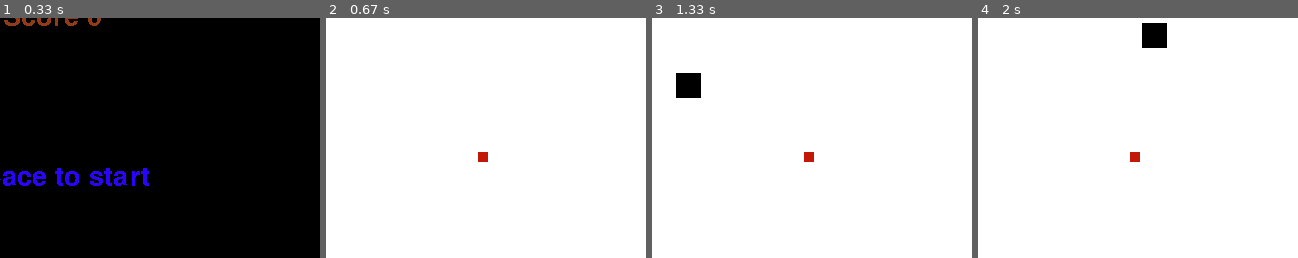
Above: before the commit, frames 1-4 (left to right).
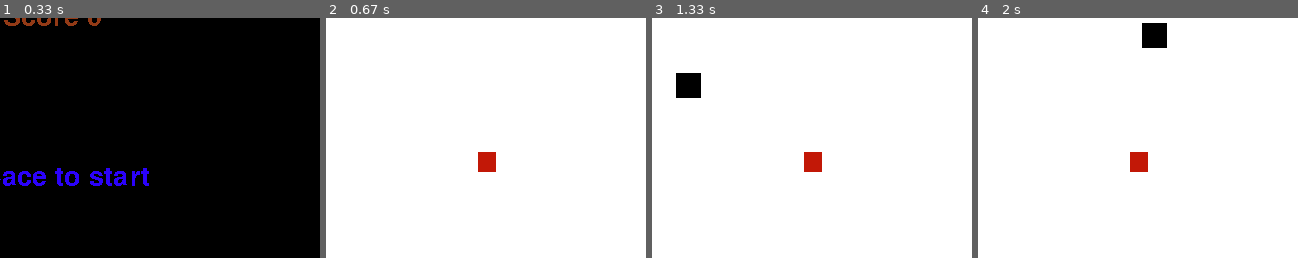
Above: after the commit, the same moments.

Repository: HenriqueBaetaLeite/catch-me-v2
Game: pygame game, started from game.py
The game is run twice, just before and just after one commit, with the same random seed, the same clock (stepped at 60 frames per second) and the same inputs.
Inputs:
- Up to frame 1 (0.33 s): no input
- Up to frame 2 (0.67 s): tap Space at 0.33 s
- Up to frame 3 (1.33 s): hold Right 0.67-1.13 s; hold Up from 1.17 s (still down)
- Up to frame 4 (2 s): release Up at 1.47 s; hold Right 1.5-1.97 s
The pictures show only the part of the screen within x 47-97%, y 50-100%; the shares and areas given below are measured in that part.

Frame 1 is identical in both runs. In frame 2, 0.3% of the frame differs, in the area x 47-54%, y 55-65%; in frame 3, 0.3%; in frame 4, 0.3%.

Commit message:
modificando apenas algumas funcionalidades

Diff:
--- a/game.py
+++ b/game.py
@@ -9,7 +9,13 @@
 from bomb import Bomb
 from prize import Prize
 
-from sounds import background_music, sounds_prize, sounds_bomb, sounds_gameover
+from sounds import (
+    background_music,
+    sounds_prize,
+    sounds_bomb,
+    sounds_gameover,
+    sounds_ghost_prize,
+)
 
 pygame.init()
 
@@ -47,12 +53,31 @@
 bomb_group = pygame.sprite.Group()
 
 
+def game_over():
+    pygame.mixer.music.fadeout(400)
+    sleep(0.5)
+    game_over_sound = pygame.mixer.Sound(choice(sounds_gameover))
+    game_over_sound.play()
+    sleep(1.5)
+
+
+def restart_game():
+    pygame.mixer.music.play()
+    bomb_group.empty()
+    ghost_prize_group.empty()
+    player.score = 0
+    player.lifes = 2
+    player.rect.x = WIDTH // 2
+    player.rect.y = WIDTH // 2
+
+
 def create_bomb():
     bomb = Bomb()
     bomb.update()
     bomb.rect.x = randint(0, 600)
-    bomb.rect.y = randint(0, 400)
+    bomb.rect.y = randint(50, 400)
     bomb_group.add(bomb)
+
 
 # redraw function
 def redraw():
@@ -80,12 +105,12 @@
         titleRect.center = (WIDTH // 2, 100)
         window.blit(title, titleRect)
 
-        high_score = font.render(
+        high_score_font = font.render(
             "High Score " + str(player.high_score), False, RUST
         )
-        high_scoreRect = high_score.get_rect()
+        high_scoreRect = high_score_font.get_rect()
         high_scoreRect.center = (WIDTH // 2, HEIGHT // 2)
-        window.blit(high_score, high_scoreRect)
+        window.blit(high_score_font, high_scoreRect)
 
         start_space = font.render(
             "Press Space to start",
@@ -100,21 +125,16 @@
     pygame.display.update()
 
 
-#
 def player_get_prize():
     collision_noise_prize = pygame.mixer.Sound(choice(sounds_prize))
-    collision_noise_prize.set_volume(0.2)
+    collision_noise_prize.set_volume(0.4)
     collision_noise_prize.play()
-
     player.update_score()
-
     ghost_prize = Prize()
-    ghost_prize.rect.x = randint(50, WIDTH - 50)
-    ghost_prize.rect.y = randint(50, HEIGHT - 50)
-
+    ghost_prize.move()
     prize.move()
 
-    if player.score % 6 == 0:
+    if len(ghost_prize_group) % 4 == 0 and player.score > 13:
         ghost_prize_group.empty()
 
     if player.score % 2 == 0:
@@ -124,7 +144,10 @@
     if len(bomb_group) % 7 == 0 and player.score > 15:
         bomb_group.empty()
 
+
+# *****************************************************
 # Main loop
+# *****************************************************
 
 running = True
 playing = False
@@ -159,8 +182,12 @@
 
         # Collision
         for ghost_prize in ghost_prize_group:
+            ghost_prize_sound = pygame.mixer.Sound(choice(sounds_ghost_prize))
+            ghost_prize_sound.set_volume(0.4)
             if ghost_prize.rect.colliderect(player.rect):
+                ghost_prize_sound.play()
                 ghost_prize.move()
+
         for bomb in bomb_group:
             bomb_sound = pygame.mixer.Sound(choice(sounds_bomb))
             bomb_sound.set_volume(0.4)
@@ -175,13 +202,7 @@
                 if player.score > player.high_score:
                     player.high_score = player.score
                 if player.lifes <= 0:
-                    pygame.mixer.music.fadeout(400)
-                    sleep(0.5)
-                    game_over_sound = pygame.mixer.Sound(
-                        choice(sounds_gameover)
-                    )
-                    game_over_sound.play()
-                    sleep(1.5)
+                    game_over()
                     playing = False
 
         if player.rect.colliderect(prize.rect):
@@ -196,13 +217,7 @@
     else:
         if key[pygame.K_SPACE]:
             playing = True
-            pygame.mixer.music.play()
-            bomb_group.empty()
-            ghost_prize_group.empty()
-            player.score = 0
-            player.lifes = 2
-            player.rect.x = WIDTH // 2
-            player.rect.y = WIDTH // 2
+            restart_game()
 
     redraw()
 
--- a/player.py
+++ b/player.py
@@ -1,6 +1,8 @@
 import pygame
 from pygame.locals import *
 from random import randint
+
+# from game import create_bomb
 
 BLACK = (0, 0, 0)
 width = 640
@@ -41,6 +43,9 @@
     def update_score(self):
         self.score += 1
 
+        # if self.score % 2 == 0:
+            # create_bomb()
+
         if self.score % 7 == 0:
             self.speed = 15
         elif self.score % 8 == 0 and self.score % 6 == 0:
--- a/prize.py
+++ b/prize.py
@@ -10,7 +10,7 @@
 class Prize(pygame.sprite.Sprite):
     def __init__(self):
         super().__init__()
-        self.image = pygame.Surface([10, 10])
+        self.image = pygame.Surface([randint(17, 23), 20])
         self.image.fill(RED)
         self.rect = self.image.get_rect()
         self.rect.x = randint(50, width - 50)
